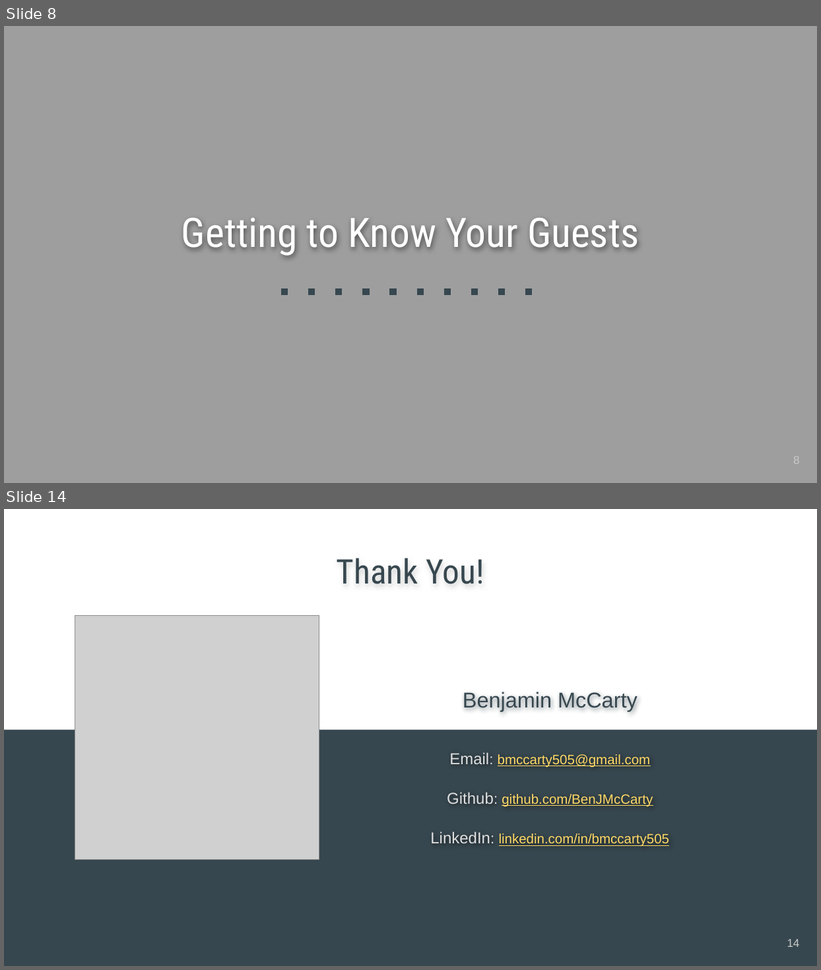
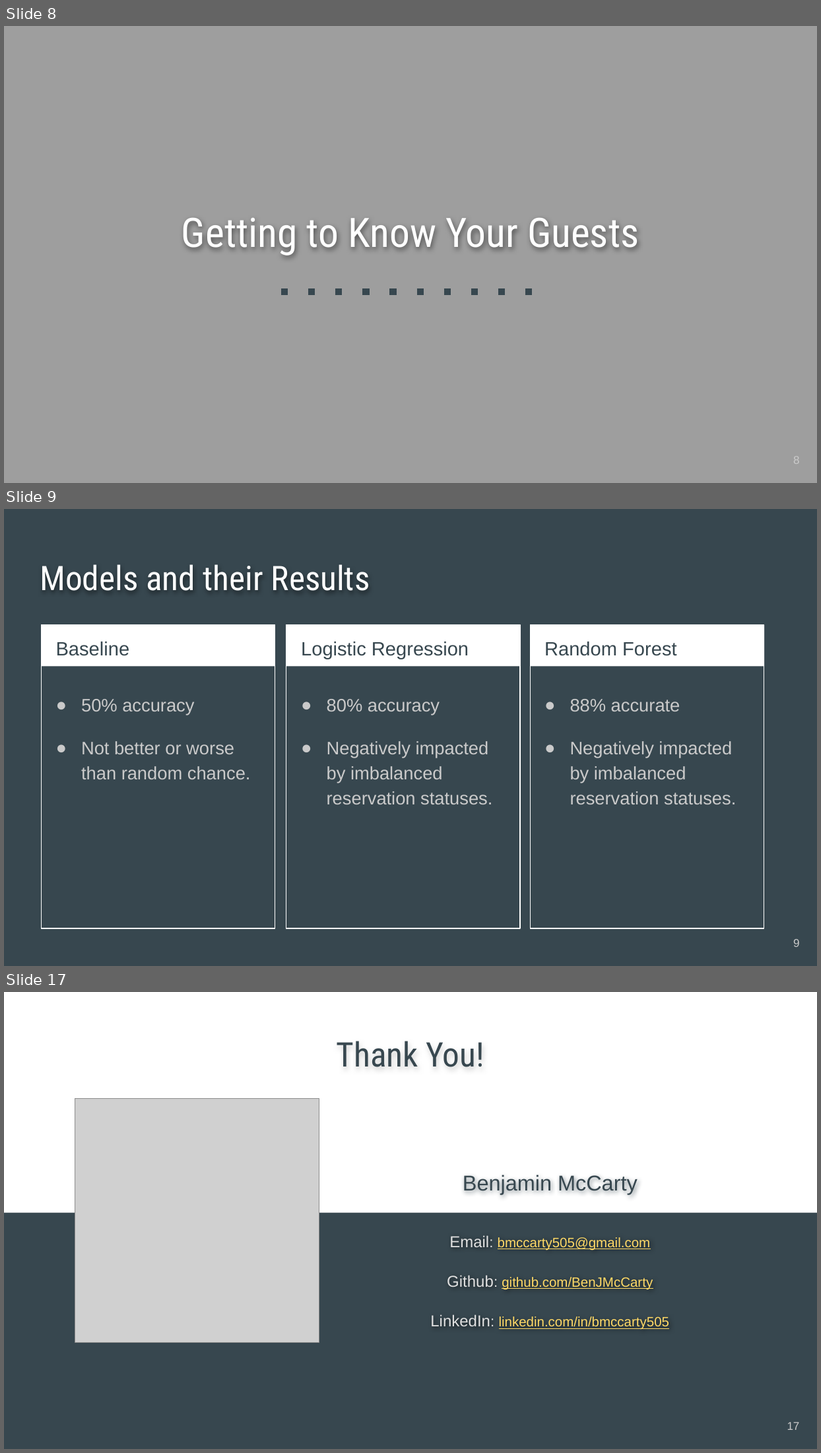
Before and after one commit to BenJMcCarty/Hotel_Cancel_Culture, a slide deck: Hotel_Cancel_Culture_Presentation.pptx. Shown one above the other, each under a label of ours: slides 8 and 14 before the commit, slides 8, 9 and 17 after it; the slides between them are not shown. The pictures are 821x970 and 821x1453 pixels, drawn with LibreOffice and Linux fonts; fonts in the diff are those of the drawing; grey boxes stand for pictures. Boxes give left, top, right and bottom in pixels: in the first picture for what was removed or moved away, otherwise in the second. Text is boxed around its words. In the diff, an @@ line names an element or a change of style, - is before the commit and + after.

Commit message:
Added SHAP results to presentation

```diff
--- a/Hotel_Cancel_Culture_Presentation.pptx
+++ b/Hotel_Cancel_Culture_Presentation.pptx
@@ slide 9 added at (x1=4, y1=509, x2=817, y2=966), background #37474F @@
@@ title added at (x1=40, y1=564, x2=370, y2=591), 30 pt, text #FFFFFF @@
+Models and their Results
@@ rectangle added at (x1=42, y1=625, x2=275, y2=667), fill #FFFFFF @@
@@ rectangle added at (x1=42, y1=625, x2=275, y2=929), outline #FFFFFF 0.75 pt @@
@@ rectangle added at (x1=286, y1=625, x2=520, y2=667), fill #FFFFFF @@
@@ rectangle added at (x1=286, y1=625, x2=520, y2=929), outline #FFFFFF 0.75 pt @@
@@ rectangle added at (x1=530, y1=625, x2=764, y2=929), outline #FFFFFF 0.75 pt @@
@@ rectangle added at (x1=531, y1=625, x2=765, y2=667), fill #FFFFFF @@
@@ text added at (x1=56, y1=642, x2=130, y2=656), 17 pt, text #37474F @@
+Baseline
@@ text added at (x1=301, y1=642, x2=469, y2=659), 17 pt, text #37474F @@
+Logistic Regression
@@ text added at (x1=545, y1=642, x2=677, y2=686), 17 pt, text #37474F @@
+Random Forest Classifier
@@ text added at (x1=81, y1=699, x2=251, y2=780), 16 pt, text #CACACA @@
+● 50% accuracy
+● Not better or worse than random chance.
@@ text added at (x1=327, y1=699, x2=492, y2=805), 16 pt, text #CACACA @@
+● 80% accuracy
+● Negatively impacted by imbalanced reservation statuses.
@@ text added at (x1=570, y1=699, x2=736, y2=805), 16 pt, text #CACACA @@
+● 88% accurate
+● Negatively impacted by imbalanced reservation statuses.
@@ page number added at (x1=793, y1=939, x2=800, y2=947), 10 pt, text #CACACA @@
+9
@@ what was slide 14 is now slide 17 @@
@@ page number at (x1=787, y1=1422, x2=800, y2=1430): text changed @@
-14
+17
```
Also in this commit, not shown: 4 slides changed, 5 other slides added, 3 slides removed, 8 other files.
